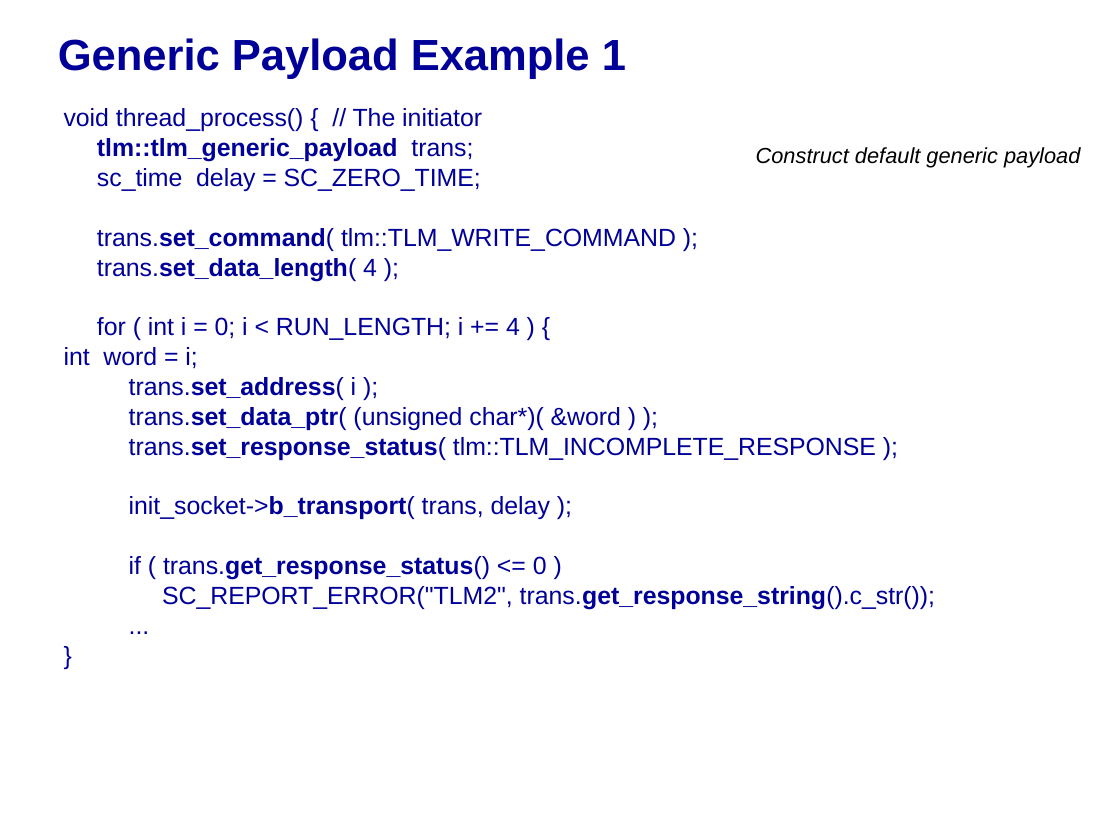
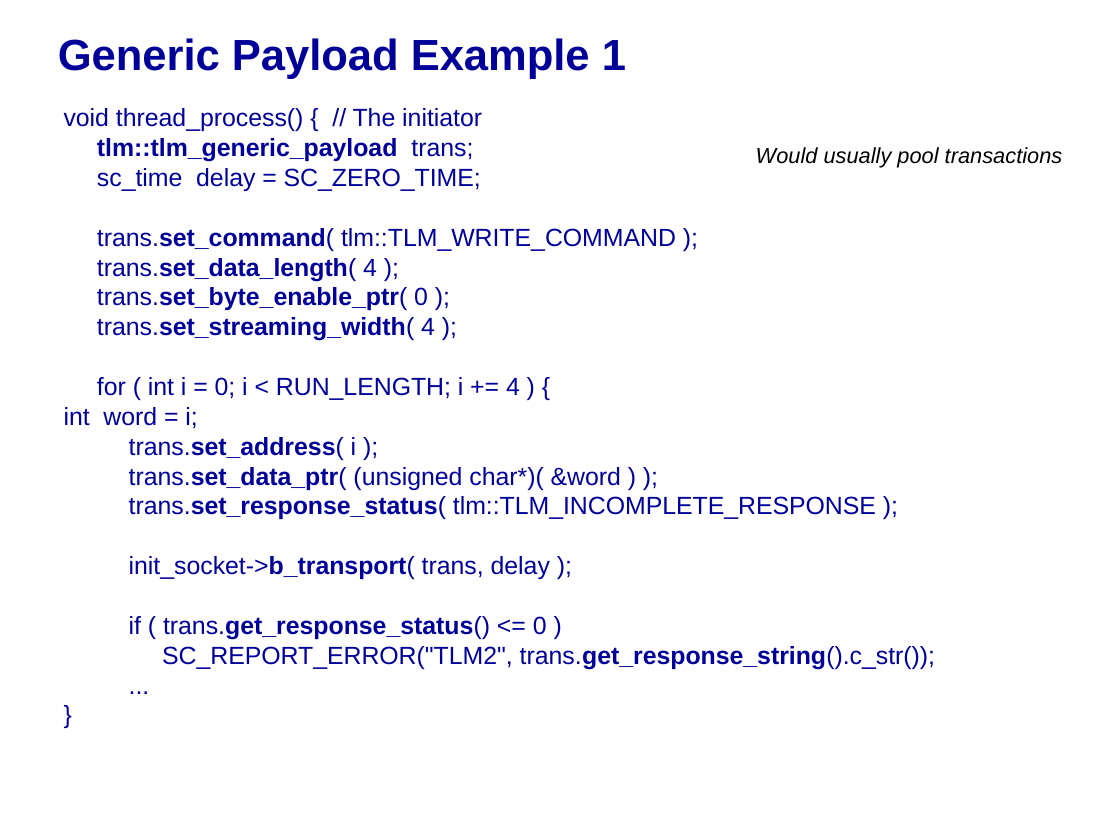
Before and after one commit to accellera-official/systemc, a slide deck: slide 70 of docs/release/TLM_2_0_presentation.ppt. Drawn at 1120x840 pixels with LibreOffice and Linux fonts; fonts in the diff are those of the drawing; background and template pictures are left out. Boxes give left, top, right and bottom in pixels: in the first picture for what was removed or moved away, otherwise in the second. Text is boxed around its words. In the diff, an @@ line names an element or a change of style, - is before the commit and + after.

```diff
--- a/docs/release/TLM_2_0_presentation.ppt
+++ b/docs/release/TLM_2_0_presentation.ppt
@@ text at [756,147,1063,167]: text changed @@
-Construct default generic payload
+Would usually pool transactions
@@ text at [97,287,435,341]: paragraphs added @@
+trans.set_byte_enable_ptr( 0 );
+trans.set_streaming_width( 4 );
```
Also in this commit, not shown: 8 other slides changed.
